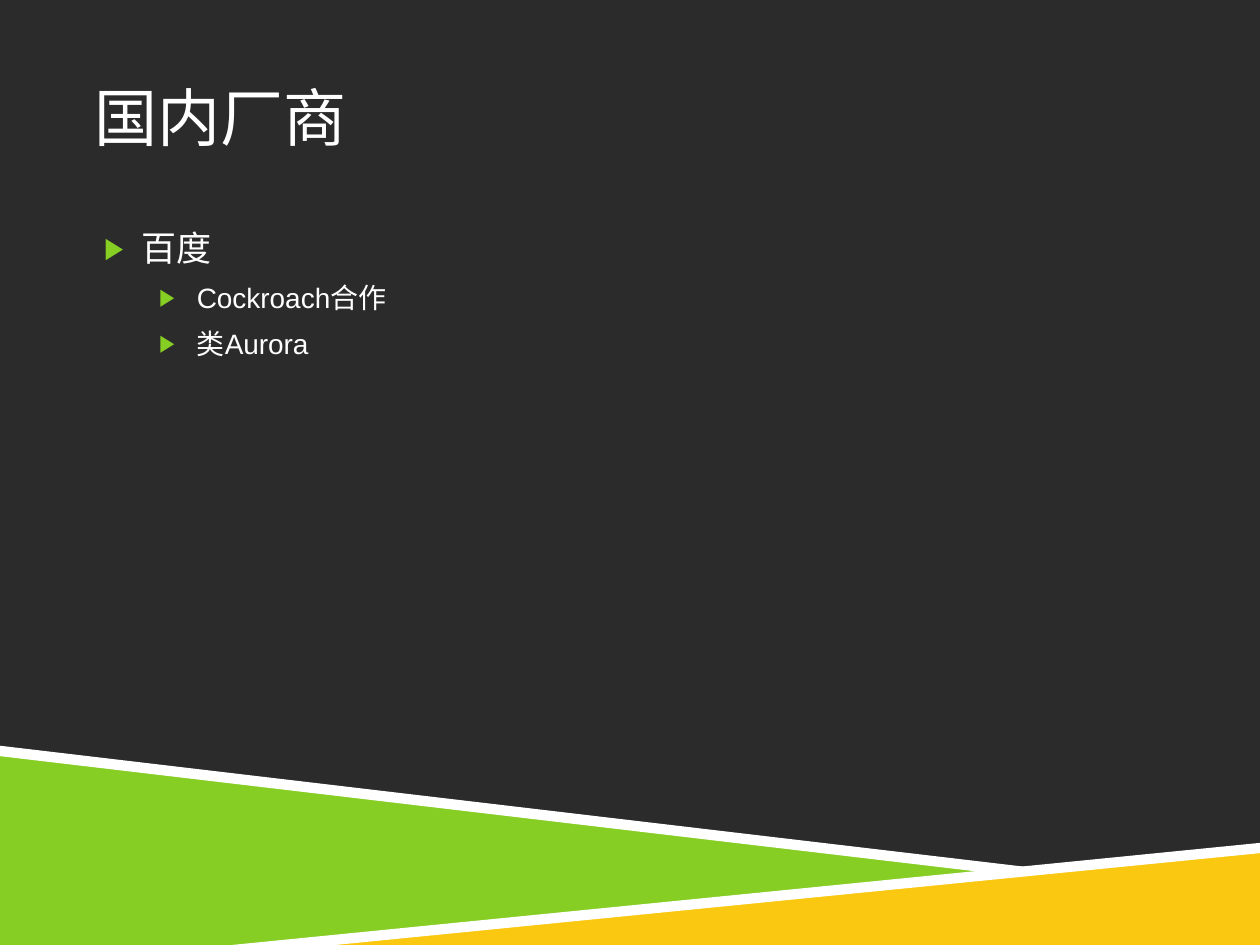
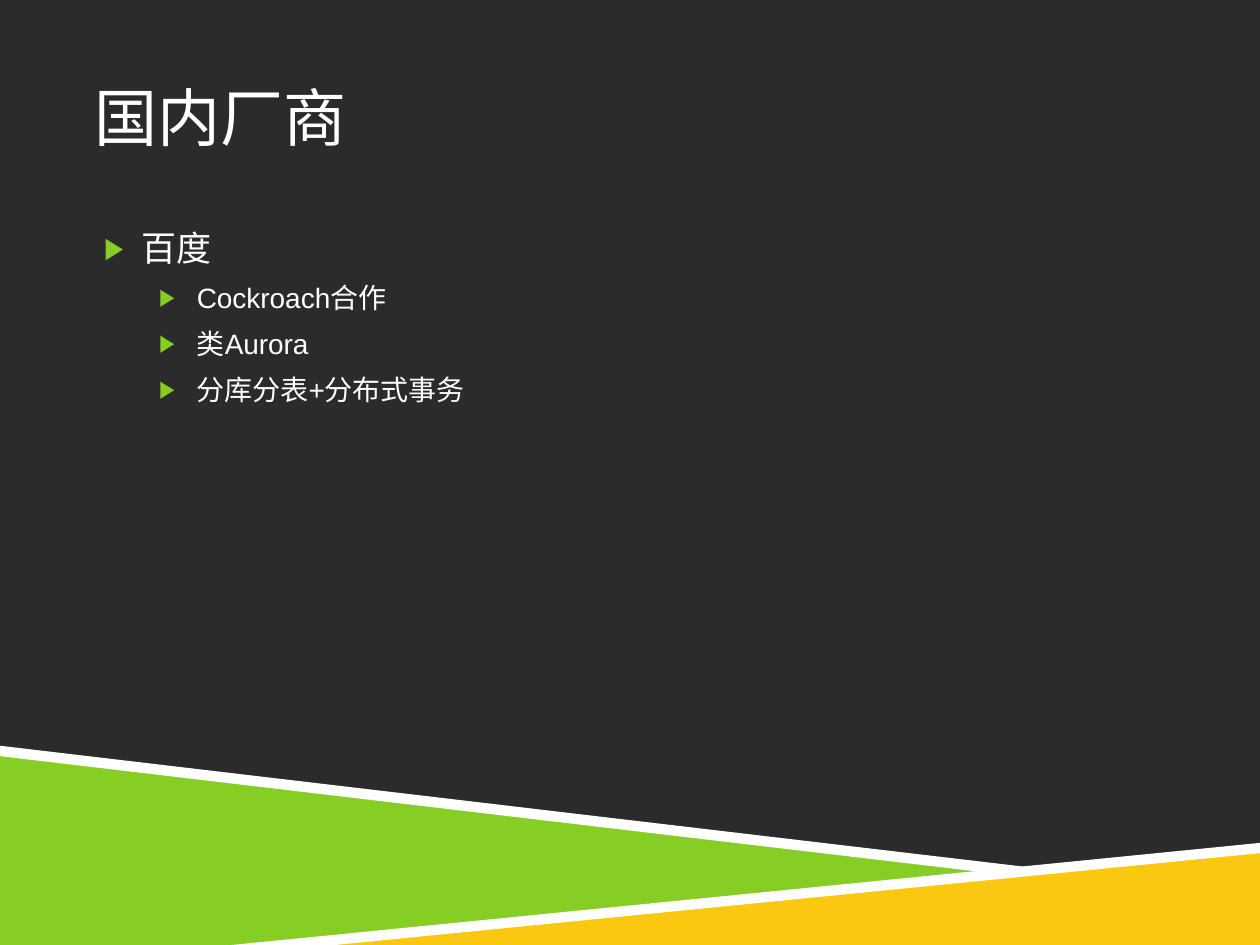
Before and after one commit to wisehead/techblog, a slide deck: slide 34 of database/newSQL/NewSQL.ppt (slide 33 before the commit). Drawn at 1260x945 pixels with LibreOffice and Linux fonts; fonts in the diff are those of the drawing; background and template pictures are left out; a plain dark background stands for a picture behind light text. Boxes give left, top, right and bottom in pixels: in the first picture for what was removed or moved away, otherwise in the second. Text is boxed around its words. In the diff, an @@ line names an element or a change of style, - is before the commit and + after.

```diff
--- a/database/newSQL/NewSQL.ppt
+++ b/database/newSQL/NewSQL.ppt
@@ text at <box>197,376,465,403</box>: paragraph added @@
+  ▶ 分库分表+分布式事务
```
Also in this commit, not shown: 4 other slides changed, 3 slides added, 2 slides removed, 2 other files.
